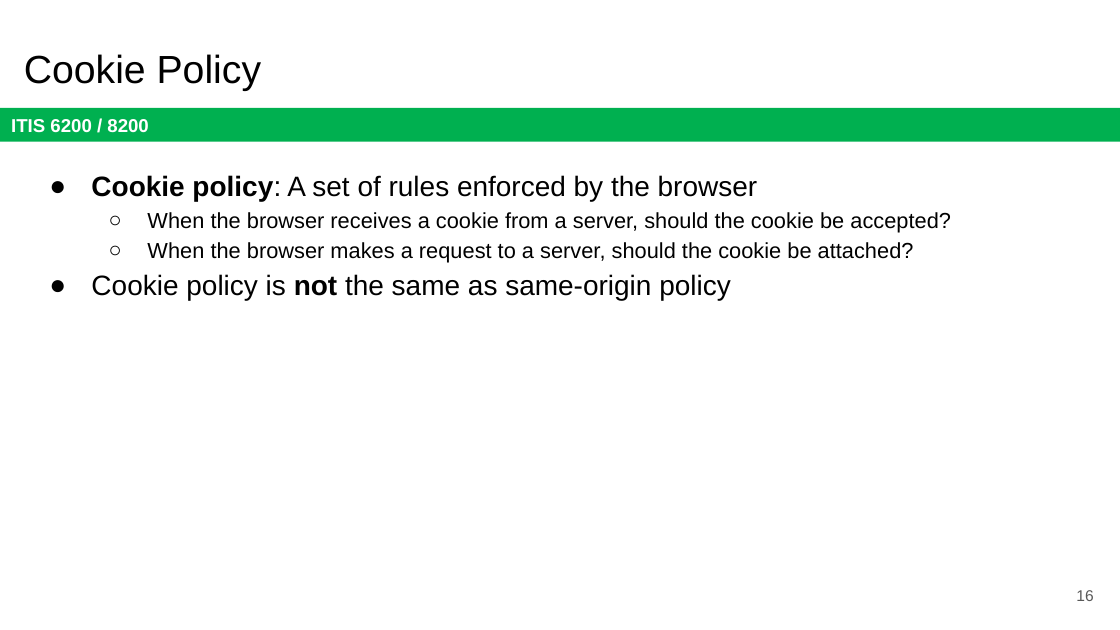
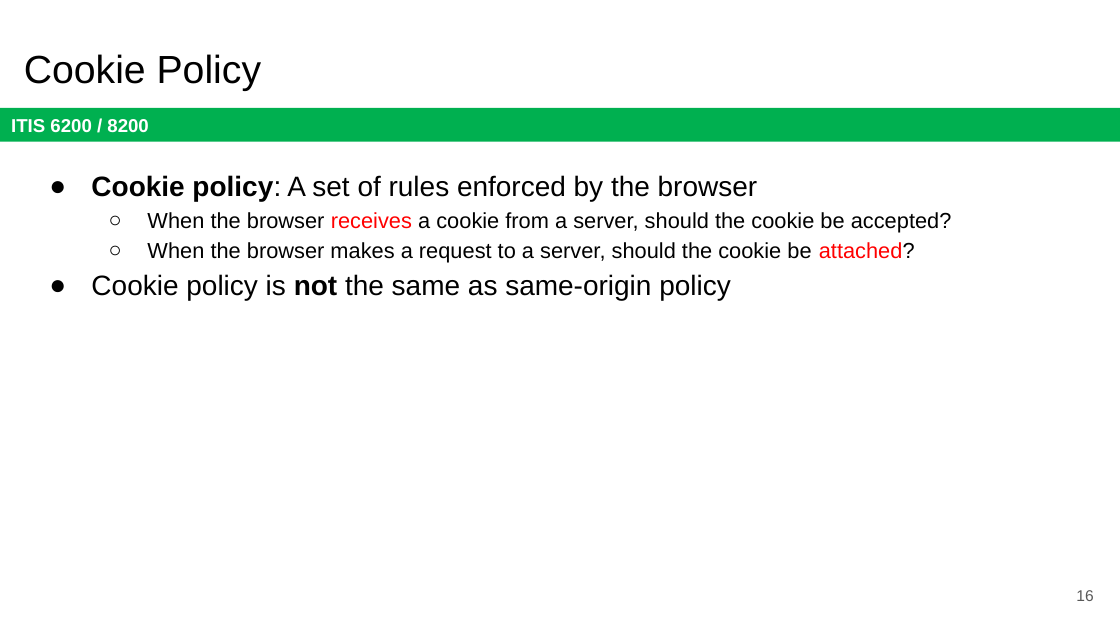
Before and after one commit to jx5c/github.io, a slide deck: slide 16 of teaching/ITIS6200/2023fa/lectures/lec11.pptx. Drawn at 1120x630 pixels with LibreOffice and Linux fonts; fonts in the diff are those of the drawing. Boxes give left, top, right and bottom in pixels: in the first picture for what was removed or moved away, otherwise in the second. Text is boxed around its words. In the diff, an @@ line names an element or a change of style, - is before the commit and + after.

```diff
--- a/teaching/ITIS6200/2023fa/lectures/lec11.pptx
+++ b/teaching/ITIS6200/2023fa/lectures/lec11.pptx
@@ text at <box>147,212,952,262</box>: text colour #000000 to #FF0000 in "receives", "attached?" @@
```
Also in this commit, not shown: 18 other slides changed.
